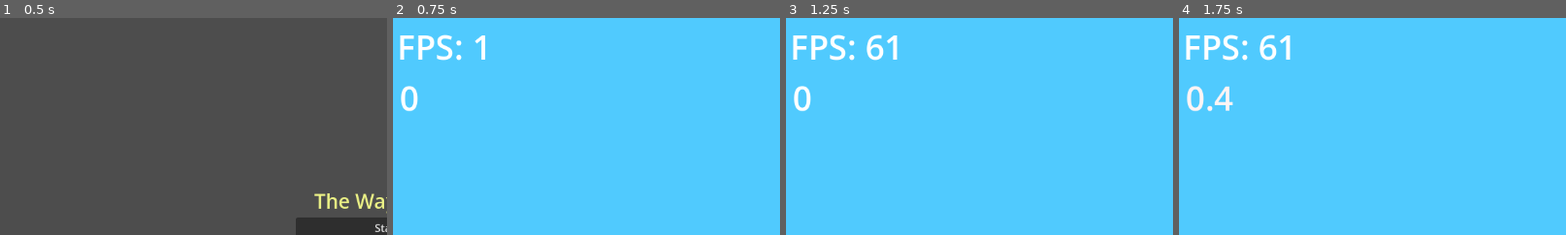
Above: before the commit, frames 1-4 (left to right).
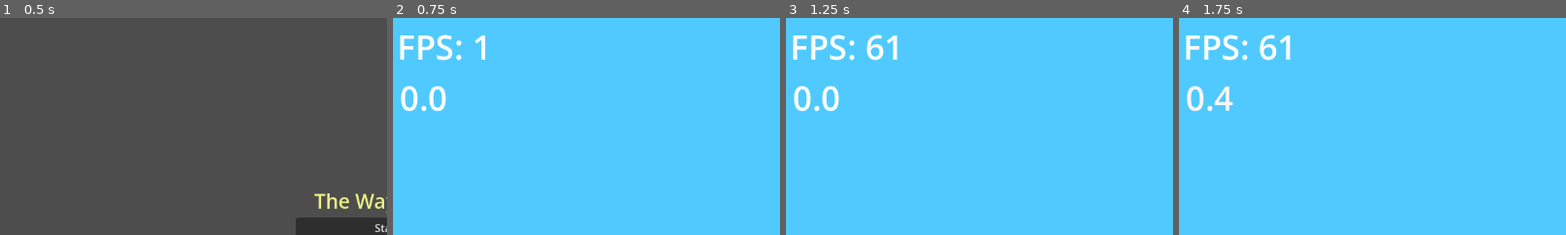
Above: after the commit, the same moments.

Repository: VHSDIR/thewayhome
Game: Godot game, scene res://scenes/main_menu.tscn
The game is run twice, just before and just after one commit, with the same random seed, the same clock (stepped at 60 frames per second) and the same inputs.
Inputs:
- Up to frame 1 (0.5 s): no input
- Up to frame 2 (0.75 s): click "Start" at 0.5 s
- Up to frame 3 (1.25 s): no input
- Up to frame 4 (1.75 s): hold D (rotate_right) from 1.28 s (still down); hold W (move_front) from 1.28 s (still down)
The pictures show only the part of the screen within x 0-50%, y 0-50%; the shares and areas given below are measured in that part.

Frame 1 is identical in both runs. In frame 2, 0.3% of the frame differs, in the area x 7-14%, y 31-43%; in frame 3, 0.3%; in frame 4, nothing differs.

Commit message:
rollback

Diff:
--- a/src/scripts/player.gd
+++ b/src/scripts/player.gd
@@ -5,12 +5,10 @@
 const ROTATION_SPEED = 2.0
 var PREVIOUS_POSITION: Vector3
 @export var camera_node: Node3D
+
 func float_to_speed(value: float) -> String:
-	var rounded_value = round(value)
-	if abs(value - rounded_value) < 0.1:
-		return "%d" % int(rounded_value)
-	else:
-		return "%0.1f" % value
+	return "%0.1f" % value
+
 func get_speed_color(speed: float) -> Color:
 	var t = speed / MAX_SPEED
 	return Color(1, 1 - t, 1 - t)
